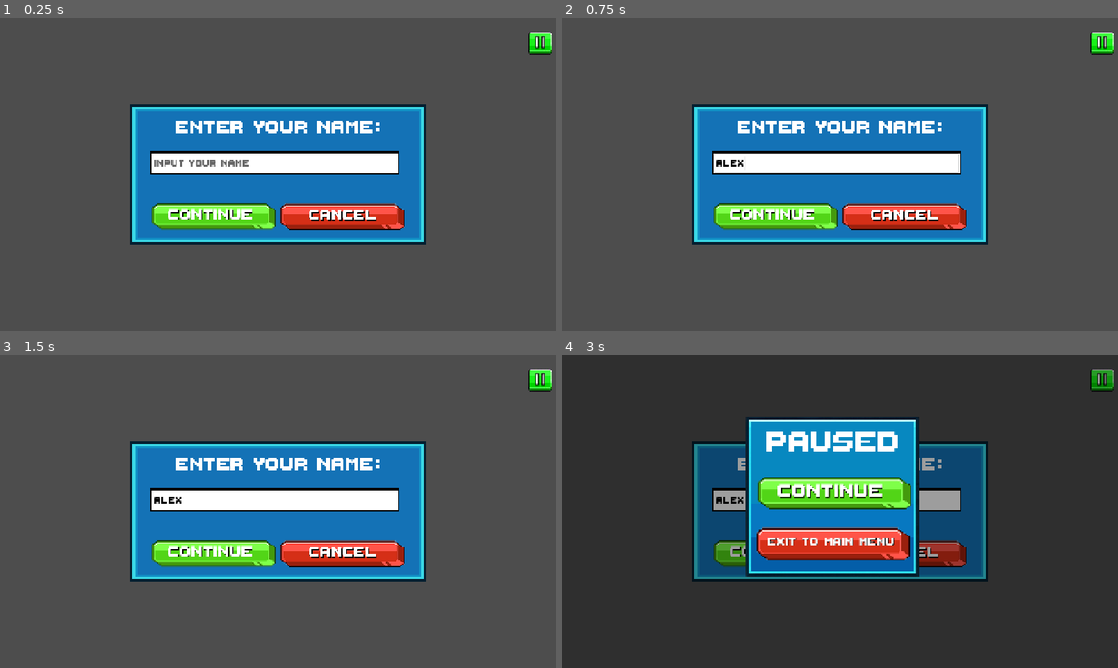
Above: before the commit, frames 1-4 (two rows, left to right).
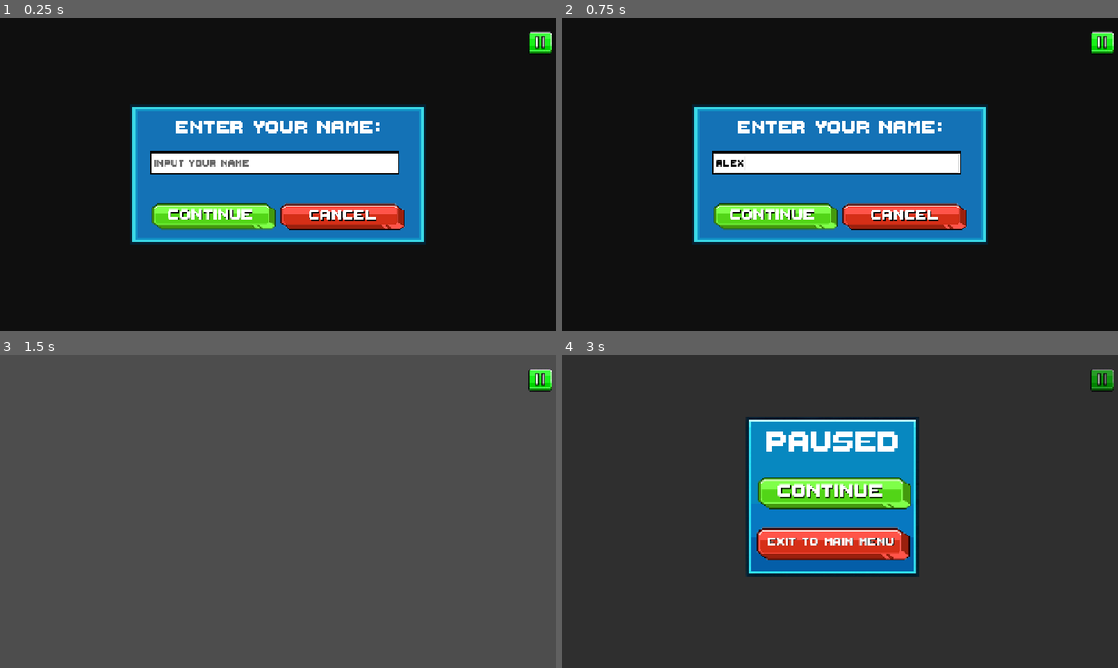
Above: after the commit, the same moments.

Repository: vinnyy-ph/gvd-project-overclocked
Game: Godot game, scene res://ui/prompts/NamePrompt.tscn
The game is run twice, just before and just after one commit, with the same random seed, the same clock (stepped at 60 frames per second) and the same inputs. This scene is started directly instead of the project's main scene. Sound files missing from this copy of the repository are replaced by a short silence.
Inputs (mouse positions are in pixels of both pictures, inside the frame that each line leads up to):
- Up to frame 1 (0.25 s): no input
- Up to frame 2 (0.75 s): click (834, 161) at 0.52 s; type "Alex" at 0.6 s
- Up to frame 3 (1.5 s): click (211, 555) at 1.25 s
- Up to frame 4 (3 s): click (906, 555) at 2.02 s; click (1101, 380) at 2.75 s

The runs differ from the first frame. In frame 1, 76% of the frame differs, in the area x 0-100%, y 0-100%; in frame 2, 76%; in frame 3, 24%; in frame 4, 10%.

Commit message:
Add jeep sprites and name prompt refactor
Add red and purple jeep sprite assets (and their Godot import files). Refactor profile creation flow to use a reusable NamePrompt scene: remove the embedded NameInputDialog from profile_selection.tscn, update profile_selection.gd to instantiate NamePrompt and handle its confirmed signal, and add ui/prompts/name_prompt.gd implementing confirm/cancel signals, focus helpers, and text submission handling. Minor cleanup: remove old dialog references and handlers.

Diff:
--- a/ui/profile_selection/profile_selection.gd
+++ b/ui/profile_selection/profile_selection.gd
@@ -1,12 +1,9 @@
 extends Control
 
 @onready var profile_list: VBoxContainer = $ScrollContainer/ProfileList
-@onready var name_input_dialog: Control = $NameInputDialog
-@onready var name_edit: LineEdit = $NameInputDialog/Panel/VBoxContainer/NameEdit
-@onready var confirm_name_button: Button = $NameInputDialog/Panel/VBoxContainer/HBoxContainer/ConfirmButton
-@onready var cancel_name_button: Button = $NameInputDialog/Panel/VBoxContainer/HBoxContainer/CancelButton
 
 var profile_slot_scene = preload("res://ui/profile_selection/profile_slot.tscn")
+var name_prompt_scene = preload("res://ui/prompts/NamePrompt.tscn")
 var current_selecting_slot: int = -1
 
 func _ready() -> void:
@@ -16,10 +13,6 @@
 	$ReturnButton.pressed.connect(_on_return_pressed)
 	$SettingsButton.pressed.connect(_on_settings_pressed)
 	$ExitButton.pressed.connect(_on_exit_pressed)
-
-	confirm_name_button.pressed.connect(_on_confirm_name_pressed)
-	cancel_name_button.pressed.connect(_on_cancel_name_pressed)
-	name_input_dialog.visible = false
 
 func update_profile_slots():
 	# Clear existing
@@ -106,9 +99,10 @@
 	if profiles[slot_index] == null:
 		# Empty slot, ask for name
 		current_selecting_slot = slot_index
-		name_edit.text = ""
-		name_input_dialog.visible = true
-		name_edit.grab_focus()
+		var name_prompt = name_prompt_scene.instantiate()
+		add_child(name_prompt)
+		name_prompt.confirmed.connect(_on_name_confirmed)
+		name_prompt.grab_focus_to_edit()
 	else:
 		# Existing profile, load and start
 		SaveManager.active_profile_id = slot_index
@@ -120,22 +114,18 @@
 			else:
 				get_tree().change_scene_to_file("res://core/shop_floor/shop_floor_scrollable.tscn")
 
-func _on_confirm_name_pressed():
+func _on_name_confirmed(player_name: String):
 	GameManager.dev_mode = false
-	var player_name = name_edit.text.strip_edges()
+	player_name = player_name.strip_edges()
 	if player_name == "":
 		player_name = "Player " + str(current_selecting_slot + 1)
 
 	SaveManager.create_new_profile(current_selecting_slot, player_name)
-	name_input_dialog.visible = false
 
 	# Start new game
 	GameManager.new_game()
 	PauseMenu.pause_button.visible = true
 	get_tree().change_scene_to_file("res://core/shop_floor/shop_floor_scrollable.tscn")
-
-func _on_cancel_name_pressed():
-	name_input_dialog.visible = false
 
 func _on_return_pressed():
 	get_tree().change_scene_to_file("res://ui/main_menu_v2/MainMenuV2.tscn")
--- a/ui/profile_selection/profile_selection.tscn
+++ b/ui/profile_selection/profile_selection.tscn
@@ -96,56 +96,4 @@
 [node name="ProfileList" type="VBoxContainer" parent="ScrollContainer" unique_id=1192448185]
 layout_mode = 2
 size_flags_horizontal = 3
-mouse_filter = 1
 theme_override_constants/separation = 10
-
-[node name="NameInputDialog" type="ColorRect" parent="." unique_id=1711709522]
-visible = false
-layout_mode = 1
-anchors_preset = 15
-anchor_right = 1.0
-anchor_bottom = 1.0
-grow_horizontal = 2
-grow_vertical = 2
-color = Color(0, 0, 0, 0.7)
-
-[node name="Panel" type="PanelContainer" parent="NameInputDialog" unique_id=1629541212]
-custom_minimum_size = Vector2(400, 250)
-layout_mode = 1
-anchors_preset = -1
-anchor_left = 0.53900003
-anchor_top = 0.565
-anchor_right = 0.53900003
-anchor_bottom = 0.565
-offset_left = -199.92004
-offset_top = -124.79999
-offset_right = 100.079956
-offset_bottom = 31.200012
-
-[node name="VBoxContainer" type="VBoxContainer" parent="NameInputDialog/Panel" unique_id=1593551766]
-layout_mode = 2
-theme_override_constants/separation = 20
-alignment = 1
-
-[node name="Label" type="Label" parent="NameInputDialog/Panel/VBoxContainer" unique_id=1174634090]
-layout_mode = 2
-theme_override_font_sizes/font_size = 32
-text = "ENTER YOUR NAME"
-
-[node name="NameEdit" type="LineEdit" parent="NameInputDialog/Panel/VBoxContainer" unique_id=864748408]
-custom_minimum_size = Vector2(300, 40)
-layout_mode = 2
-placeholder_text = "Type here..."
-
-[node name="HBoxContainer" type="HBoxContainer" parent="NameInputDialog/Panel/VBoxContainer" unique_id=226565785]
-layout_mode = 2
-theme_override_constants/separation = 20
-alignment = 1
-
-[node name="ConfirmButton" type="Button" parent="NameInputDialog/Panel/VBoxContainer/HBoxContainer" unique_id=1419031996]
-layout_mode = 2
-text = "CONFIRM"
-
-[node name="CancelButton" type="Button" parent="NameInputDialog/Panel/VBoxContainer/HBoxContainer" unique_id=780941993]
-layout_mode = 2
-text = "CANCEL"
--- a/ui/prompts/name_prompt.gd
+++ b/ui/prompts/name_prompt.gd
@@ -1,11 +1,33 @@
 extends Control
 
+signal confirmed(name: String)
+signal cancelled
 
-# Called when the node enters the scene tree for the first time.
+@onready var line_edit: LineEdit = $LineEdit
+@onready var yes_button: TextureButton = $TextureRect/Yes
+@onready var no_button: TextureButton = $TextureRect/No
+
 func _ready() -> void:
-	pass # Replace with function body.
+	yes_button.pressed.connect(_on_yes_pressed)
+	no_button.pressed.connect(_on_no_pressed)
+	line_edit.text_submitted.connect(_on_text_submitted)
 
+	# Ensure the background covers everything
+	$DimBackground.set_anchors_and_offsets_preset(Control.PRESET_FULL_RECT)
 
-# Called every frame. 'delta' is the elapsed time since the previous frame.
-func _process(delta: float) -> void:
-	pass
+func grab_focus_to_edit() -> void:
+	line_edit.grab_focus()
+
+func set_initial_text(text: String) -> void:
+	line_edit.text = text
+
+func _on_yes_pressed() -> void:
+	confirmed.emit(line_edit.text)
+	queue_free()
+
+func _on_no_pressed() -> void:
+	cancelled.emit()
+	queue_free()
+
+func _on_text_submitted(_new_text: String) -> void:
+	_on_yes_pressed()
Binary file added: assets/sprites/purple jeep.png
Not shown, added: assets/sprites/purple jeep.png.import
Binary file added: assets/sprites/redjeep.png
Not shown, added: assets/sprites/redjeep.png.import
